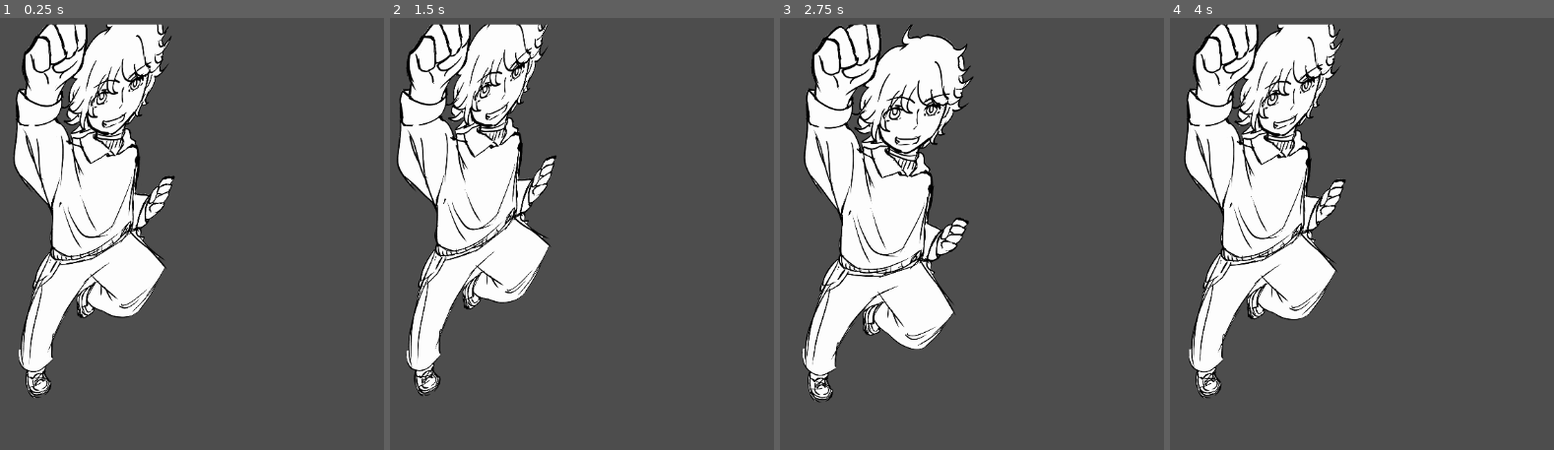
Above: before the commit, frames 1-4 (left to right).
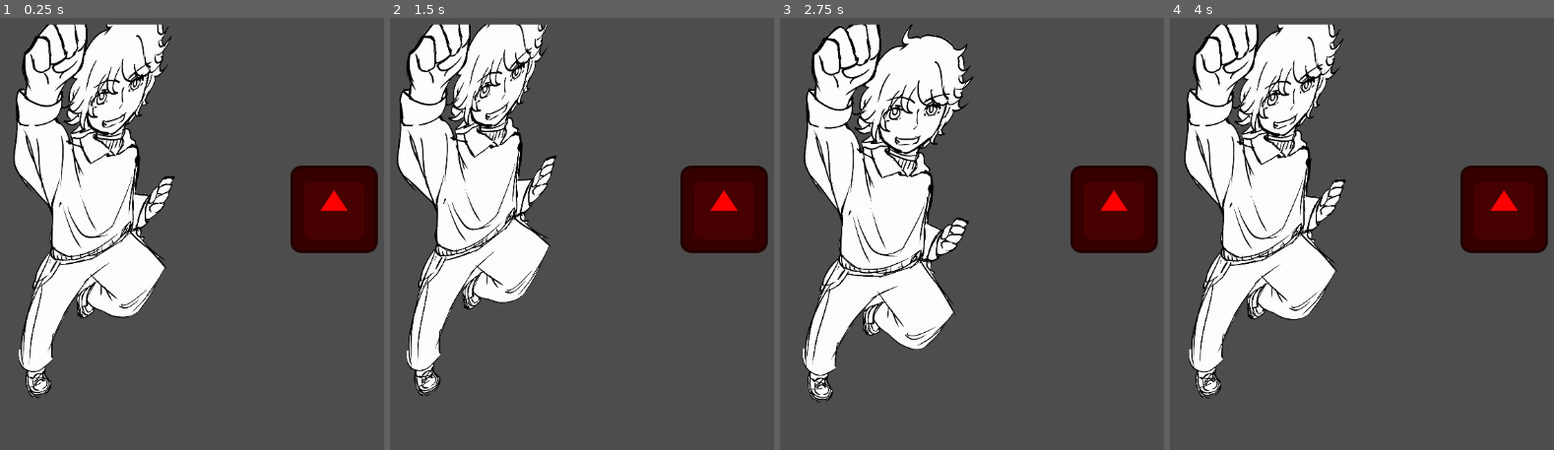
Above: after the commit, the same moments.

Repository: Plumz17/version_control_test
Game: Godot game, scene res://main.tscn
The game is run twice, just before and just after one commit, with the same random seed, the same clock (stepped at 60 frames per second) and the same inputs. The project has no main scene, so this scene is started directly. The engine's default icon, where the game draws it, is replaced by a stand-in: a white triangle on a blue panel in a dark square.
Inputs:
- Up to frame 1 (0.25 s): no input
- Up to frame 2 (1.5 s): no input
- Up to frame 3 (2.75 s): no input
- Up to frame 4 (4 s): no input

The runs differ from the first frame. In frame 1, 4.6% of the frame differs, in the area x 75-99%, y 34-55%; in frame 2, 4.6%; in frame 3, 4.6%; in frame 4, 4.6%.

Commit message:
Update main.tscn

Diff:
--- a/Wobble/main.tscn
+++ b/Wobble/main.tscn
@@ -2,6 +2,7 @@
 
 [ext_resource type="Shader" uid="uid://dov0pt7uo45t" path="res://wobble.gdshader" id="1_0xm2m"]
 [ext_resource type="Texture2D" uid="uid://by3qrnltftuh4" path="res://wobble.png" id="1_ig7tw"]
+[ext_resource type="Texture2D" uid="uid://bagw4m2k0si4m" path="res://icon.svg" id="3_h2yge"]
 
 [sub_resource type="ShaderMaterial" id="ShaderMaterial_h2yge"]
 shader = ExtResource("1_0xm2m")
@@ -20,3 +21,8 @@
 position = Vector2(438, 585.0863)
 scale = Vector2(0.5747369, 0.5747369)
 texture = ExtResource("1_ig7tw")
+
+[node name="Icon" type="Sprite2D" parent="." unique_id=1742493225]
+modulate = Color(1, 0, 0, 1)
+position = Vector2(890, 295)
+texture = ExtResource("3_h2yge")
